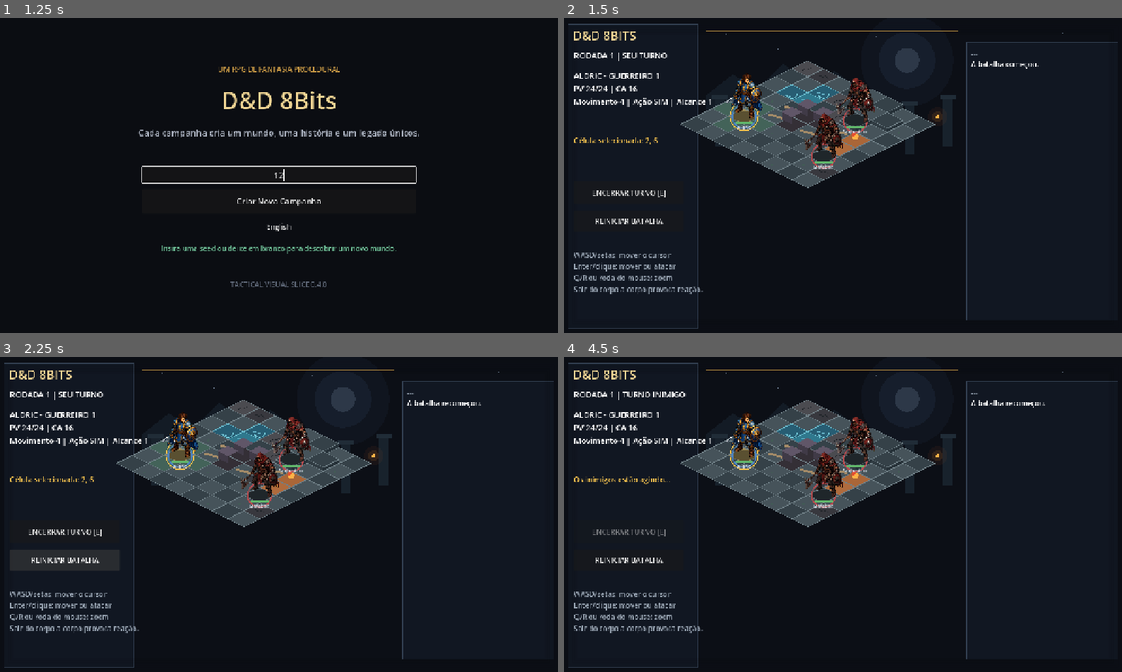
Above: before the commit, frames 1-4 (two rows, left to right).
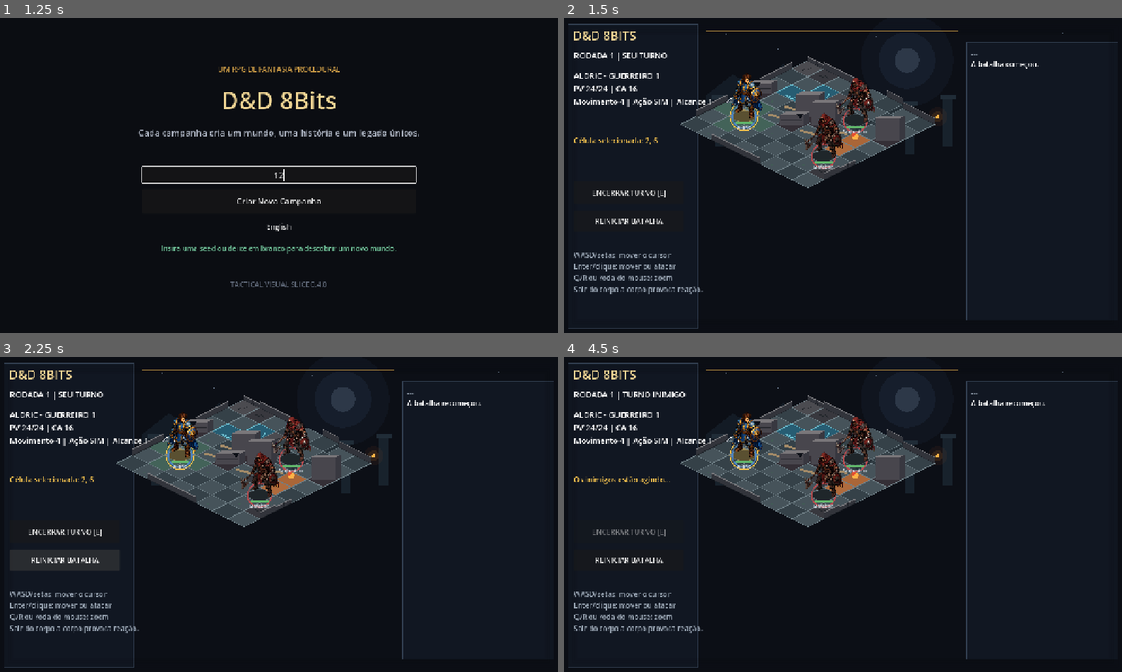
Above: after the commit, the same moments.

Repository: Lima070113/D-D-8Bits
Game: Godot game, scene res://src/presentation/main/Main.tscn
The game is run twice, just before and just after one commit, with the same random seed, the same clock (stepped at 60 frames per second) and the same inputs.
Inputs (mouse positions are in pixels of both pictures, inside the frame that each line leads up to):
- Up to frame 1 (1.25 s): click (279, 175) at 0.52 s; type "12" at 0.6 s
- Up to frame 2 (1.5 s): click "Criar Nova Campanha" at 1.25 s
- Up to frame 3 (2.25 s): click "REINICIAR BATALHA" at 2 s
- Up to frame 4 (4.5 s): click "REINICIAR BATALHA" at 2.75 s; click "REINICIAR BATALHA" at 3.5 s; click "ENCERRAR TURNO [E]" at 4.25 s

Frame 1 is identical in both runs. In frame 2, 1.4% of the frame differs, in the area x 23-67%, y 12-52%; in frame 3, 1.4%; in frame 4, 1.4%.

Commit message:
Add modular walls and map borders

Diff:
--- a/src/domain/combat/tactical_battlefield.gd
+++ b/src/domain/combat/tactical_battlefield.gd
@@ -8,20 +8,21 @@
 const TERRAIN_CRACKED_STONE := 1
 const TERRAIN_WATER := 2
 
+const WALL_NONE := 0
+const WALL_FULL := 1
+const WALL_RUINED := 2
+
 var size := Vector2i(8, 8)
 var blocked_cells: Array[Vector2i] = []
 var elevations: Dictionary = {}
 var cover_cells: Dictionary = {}
 var surfaces: Dictionary = {}
 var terrain: Dictionary = {}
+var walls: Dictionary = {}
 
 
 func setup_demo() -> void:
-	blocked_cells = [
-		Vector2i(3, 3),
-		Vector2i(3, 4),
-		Vector2i(4, 3),
-	]
+	blocked_cells = []
 	elevations = {
 		Vector2i(4, 0): 1,
 		Vector2i(5, 0): 1,
@@ -51,6 +52,13 @@
 		Vector2i(5, 4): TERRAIN_CRACKED_STONE,
 		Vector2i(7, 6): TERRAIN_CRACKED_STONE,
 	}
+	walls = {
+		Vector2i(3, 3): WALL_FULL,
+		Vector2i(3, 4): WALL_RUINED,
+		Vector2i(4, 3): WALL_FULL,
+		Vector2i(0, 3): WALL_RUINED,
+		Vector2i(7, 2): WALL_FULL,
+	}
 
 
 func is_inside(cell: Vector2i) -> bool:
@@ -58,7 +66,11 @@
 
 
 func is_blocked(cell: Vector2i) -> bool:
-	return not is_inside(cell) or cell in blocked_cells
+	return (
+		not is_inside(cell)
+		or cell in blocked_cells
+		or wall_at(cell) != WALL_NONE
+	)
 
 
 func elevation_at(cell: Vector2i) -> int:
@@ -77,6 +89,14 @@
 	return int(terrain.get(cell, TERRAIN_STONE))
 
 
+func wall_at(cell: Vector2i) -> int:
+	return int(walls.get(cell, WALL_NONE))
+
+
+func wall_blocks_sight(cell: Vector2i) -> bool:
+	return wall_at(cell) == WALL_FULL or cell in blocked_cells
+
+
 func has_line_of_sight(origin: Vector2i, target: Vector2i) -> bool:
 	var delta := target - origin
 	var steps := maxi(absi(delta.x), absi(delta.y))
@@ -89,7 +109,7 @@
 			roundi(lerpf(origin.x, target.x, ratio)),
 			roundi(lerpf(origin.y, target.y, ratio))
 		)
-		if sample in blocked_cells:
+		if wall_blocks_sight(sample):
 			return false
 	return true
 
@@ -98,6 +118,8 @@
 	var elevation_delta := elevation_at(attacker_cell) - elevation_at(target_cell)
 	var attack_bonus := 1 if elevation_delta > 0 else 0
 	var cover_bonus := cover_at(target_cell)
+	if wall_at(target_cell) == WALL_RUINED:
+		cover_bonus = maxi(cover_bonus, 2)
 	return {
 		"attack_bonus": attack_bonus,
 		"cover_bonus": cover_bonus,
--- a/src/presentation/tactical/tactical_arena.gd
+++ b/src/presentation/tactical/tactical_arena.gd
@@ -126,6 +126,16 @@
 			if y < 0 or y >= BOARD_SIZE.y:
 				continue
 			_draw_cell(Vector2i(x, y))
+
+	_draw_boundary_walls()
+	for diagonal in range(BOARD_SIZE.x + BOARD_SIZE.y - 1):
+		for x in range(BOARD_SIZE.x):
+			var y := diagonal - x
+			if y < 0 or y >= BOARD_SIZE.y:
+				continue
+			var cell := Vector2i(x, y)
+			if encounter.battlefield.wall_at(cell) != TacticalBattlefieldScript.WALL_NONE:
+				_draw_wall(cell)
 
 	var sorted_units := encounter.units.duplicate()
 	sorted_units.sort_custom(
@@ -207,27 +217,7 @@
 	)
 	_draw_terrain_detail(cell, center, terrain)
 
-	if encounter.battlefield.is_blocked(cell):
-		var top := center - Vector2(0, 18) * camera_zoom
-		draw_colored_polygon(
-			PackedVector2Array([
-				top + Vector2(0, -22) * camera_zoom,
-				top + Vector2(23, -10) * camera_zoom,
-				top + Vector2(0, 2) * camera_zoom,
-				top + Vector2(-23, -10) * camera_zoom,
-			]),
-			Color("#605668")
-		)
-		draw_colored_polygon(
-			PackedVector2Array([
-				top + Vector2(-23, -10) * camera_zoom,
-				top + Vector2(0, 2) * camera_zoom,
-				center,
-				center + Vector2(-23, -12) * camera_zoom,
-			]),
-			Color("#403a47")
-		)
-	elif encounter.battlefield.cover_at(cell) > 0:
+	if encounter.battlefield.cover_at(cell) > 0:
 		draw_line(
 			center + Vector2(-18, -5) * camera_zoom,
 			center + Vector2(18, 5) * camera_zoom,
@@ -240,6 +230,125 @@
 		draw_circle(center - Vector2(4, 13) * camera_zoom, 4 * camera_zoom, Color("#e84f2f"))
 	elif terrain == TacticalBattlefieldScript.TERRAIN_WATER:
 		draw_arc(center, 13 * camera_zoom, 0.2, 2.9, 12, Color("#72c8d8"), 2 * camera_zoom)
+
+
+func _draw_boundary_walls() -> void:
+	var boundary_cells: Array[Vector2i] = [
+		Vector2i(0, 0), Vector2i(1, 0), Vector2i(2, 0),
+		Vector2i(5, 0), Vector2i(6, 0), Vector2i(7, 0),
+		Vector2i(0, 1), Vector2i(0, 2), Vector2i(0, 5), Vector2i(0, 6),
+		Vector2i(2, 7), Vector2i(3, 7), Vector2i(4, 7),
+		Vector2i(7, 5), Vector2i(7, 6),
+	]
+	for cell in boundary_cells:
+		_draw_parapet(cell)
+
+
+func _draw_parapet(cell: Vector2i) -> void:
+	var center := _grid_to_screen(cell)
+	var points := PackedVector2Array([
+		center + Vector2(0, -TILE_SIZE.y / 2.0) * camera_zoom,
+		center + Vector2(TILE_SIZE.x / 2.0, 0) * camera_zoom,
+		center + Vector2(0, TILE_SIZE.y / 2.0) * camera_zoom,
+		center + Vector2(-TILE_SIZE.x / 2.0, 0) * camera_zoom,
+	])
+	var variant := terrain_visuals.detail_variant(cell)
+	var height := (9.0 if variant == 0 else 14.0) * camera_zoom
+	var edge_start: Vector2
+	var edge_end: Vector2
+	if cell.y == 0:
+		edge_start = points[0]
+		edge_end = points[1]
+	elif cell.x == 0:
+		edge_start = points[3]
+		edge_end = points[0]
+	elif cell.y == BOARD_SIZE.y - 1:
+		edge_start = points[3]
+		edge_end = points[2]
+	else:
+		edge_start = points[2]
+		edge_end = points[1]
+
+	var top_start := edge_start - Vector2(0, height)
+	var top_end := edge_end - Vector2(0, height)
+	draw_colored_polygon(
+		PackedVector2Array([
+			top_start, top_end, edge_end, edge_start,
+		]),
+		Color("#32343b")
+	)
+	draw_line(top_start, top_end, Color("#77777b"), 2 * camera_zoom)
+	draw_line(edge_start, edge_end, Color("#20242a"), 1.5 * camera_zoom)
+	if variant == 0:
+		var middle := top_start.lerp(top_end, 0.52)
+		draw_line(
+			middle,
+			middle + Vector2(3, height),
+			Color("#1f2228"),
+			2 * camera_zoom
+		)
+
+
+func _draw_wall(cell: Vector2i) -> void:
+	var wall_type: int = encounter.battlefield.wall_at(cell)
+	var center := _grid_to_screen(cell)
+	var wall_height := terrain_visuals.wall_height(wall_type) * camera_zoom
+	var width := 54.0 * camera_zoom
+	var depth := 13.0 * camera_zoom
+	var base_y := center.y + 2 * camera_zoom
+	var top_y := base_y - wall_height
+	var left := Vector2(center.x - width / 2.0, base_y)
+	var right := Vector2(center.x + width / 2.0, base_y)
+
+	draw_colored_polygon(
+		PackedVector2Array([
+			Vector2(left.x, top_y),
+			Vector2(right.x, top_y),
+			right,
+			left,
+		]),
+		terrain_visuals.WALL_FRONT
+	)
+	draw_colored_polygon(
+		PackedVector2Array([
+			Vector2(left.x, top_y),
+			Vector2(left.x + depth, top_y - depth * 0.45),
+			Vector2(right.x + depth, top_y - depth * 0.45),
+			Vector2(right.x, top_y),
+		]),
+		terrain_visuals.WALL_TOP
+	)
+	draw_colored_polygon(
+		PackedVector2Array([
+			Vector2(right.x, top_y),
+			Vector2(right.x + depth, top_y - depth * 0.45),
+			Vector2(right.x + depth, base_y - depth * 0.45),
+			right,
+		]),
+		terrain_visuals.WALL_SIDE
+	)
+
+	var rows := 3 if wall_type == TacticalBattlefieldScript.WALL_FULL else 1
+	for row in range(rows):
+		var mortar_y := base_y - (row + 1) * wall_height / float(rows + 1)
+		draw_line(
+			Vector2(left.x + 3, mortar_y),
+			Vector2(right.x - 3, mortar_y),
+			terrain_visuals.WALL_MORTAR,
+			1.2 * camera_zoom
+		)
+
+	if wall_type == TacticalBattlefieldScript.WALL_RUINED:
+		var notch := terrain_visuals.detail_variant(cell)
+		var notch_x := lerpf(left.x + 8, right.x - 8, float(notch) / 3.0)
+		draw_colored_polygon(
+			PackedVector2Array([
+				Vector2(notch_x - 8, top_y - 2),
+				Vector2(notch_x, top_y + 10),
+				Vector2(notch_x + 9, top_y - 2),
+			]),
+			COLOR_BACKGROUND
+		)
 
 
 func _draw_elevation_sides(
--- a/src/presentation/tactical/terrain_visual_catalog.gd
+++ b/src/presentation/tactical/terrain_visual_catalog.gd
@@ -11,6 +11,10 @@
 const WATER_LIGHT := Color("#2f788d")
 const WATER_DARK := Color("#275d73")
 const WATER_EDGE := Color("#67b8ca")
+const WALL_TOP := Color("#7a777a")
+const WALL_FRONT := Color("#48464d")
+const WALL_SIDE := Color("#383840")
+const WALL_MORTAR := Color("#292a30")
 
 
 func top_color(terrain: int, cell: Vector2i) -> Color:
@@ -43,3 +47,11 @@
 func detail_variant(cell: Vector2i) -> int:
 	var value := cell.x * 73856093 ^ cell.y * 19349663
 	return absi(value) % 4
+
+
+func wall_height(wall_type: int) -> float:
+	if wall_type == TacticalBattlefieldScript.WALL_RUINED:
+		return 24.0
+	if wall_type == TacticalBattlefieldScript.WALL_FULL:
+		return 52.0
+	return 0.0
--- a/tests/combat_encounter_test.gd
+++ b/tests/combat_encounter_test.gd
@@ -36,6 +36,18 @@
 		== TacticalBattlefieldScript.SURFACE_FIRE
 	)
 	assert(encounter.battlefield.elevation_at(Vector2i(5, 2)) == 1)
+	assert(
+		encounter.battlefield.wall_at(Vector2i(3, 3))
+		== TacticalBattlefieldScript.WALL_FULL
+	)
+	assert(
+		encounter.battlefield.wall_at(Vector2i(3, 4))
+		== TacticalBattlefieldScript.WALL_RUINED
+	)
+	assert(encounter.battlefield.is_blocked(Vector2i(3, 4)))
+	assert(not encounter.battlefield.has_line_of_sight(Vector2i(2, 3), Vector2i(4, 3)))
+	assert(encounter.battlefield.has_line_of_sight(Vector2i(2, 4), Vector2i(4, 4)))
+	assert(encounter.battlefield.attack_modifiers(Vector2i(2, 4), Vector2i(3, 4)).cover_bonus == 2)
 
 	encounter.finish_team_turn()
 	assert(encounter.active_team == CombatEncounter.TEAM_ENEMY)
--- a/tests/tactical_scene_smoke_test.gd
+++ b/tests/tactical_scene_smoke_test.gd
@@ -2,7 +2,8 @@
 
 
 func _ready() -> void:
-	GameSession.start_campaign(
+	var game_session := get_node("/root/GameSession")
+	game_session.start_campaign(
 		{
 			"display_seed": "TEST-SEED",
 			"numeric_seed": 12345,
Not shown, changed: docs/PROJECT_MEMORY.md
Not shown, changed: docs/ROADMAP.md
Not shown, changed: docs/TECHNICAL_SPEC.md
